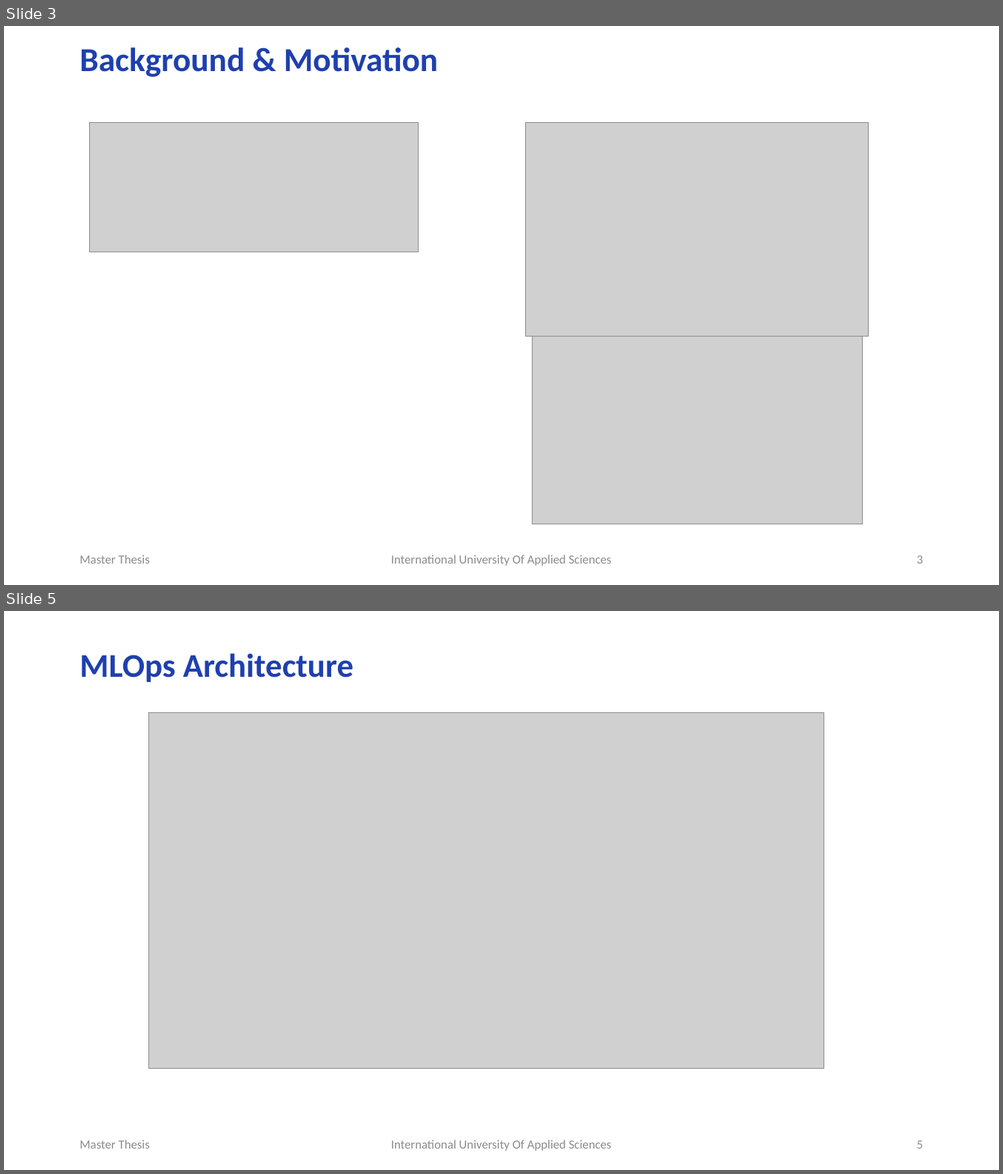
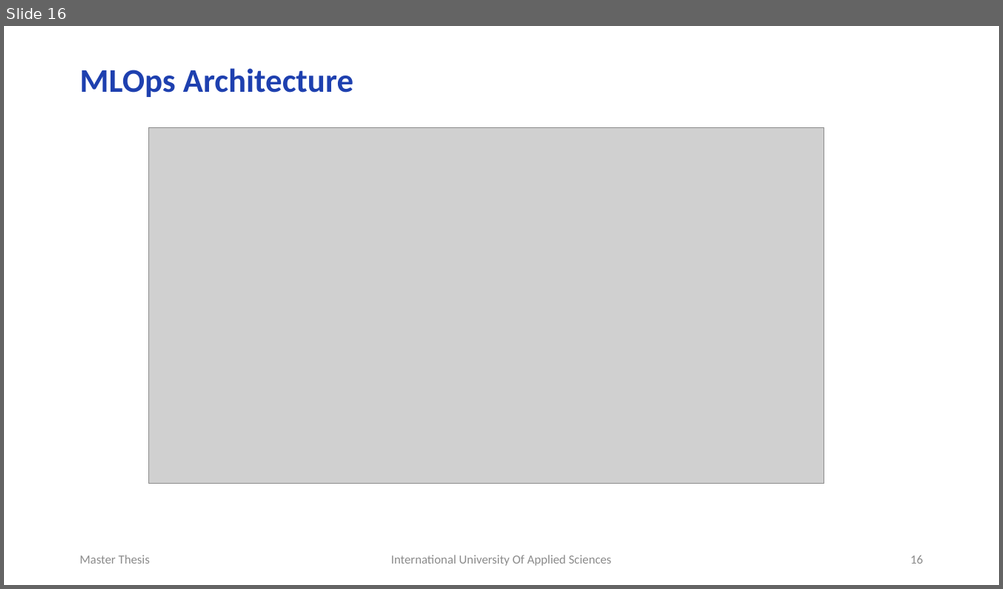
Before and after one commit to RajeshRamadas/yolov8-model-optimization, a slide deck: 01-Project-management/presentation/KnowledgeDistillation.pptx. Shown one above the other, each under a label of ours: slides 3 and 5 before the commit, slide 16 after it; the slides between them are not shown. The pictures are 1003x1174 and 1003x589 pixels, drawn with LibreOffice and Linux fonts; fonts in the diff are those of the drawing; grey boxes stand for pictures. Boxes give left, top, right and bottom in pixels: in the first picture for what was removed or moved away, otherwise in the second. Text is boxed around its words. In the diff, an @@ line names an element or a change of style, - is before the commit and + after.

```diff
--- a/01-Project-management/presentation/KnowledgeDistillation.pptx
+++ b/01-Project-management/presentation/KnowledgeDistillation.pptx
@@ slide 3 removed at bbox=[4, 26, 999, 585], background #FFFFFF @@
@@ title removed at bbox=[79, 47, 438, 77] @@
-Background & Motivation
@@ picture removed at bbox=[89, 123, 418, 253] @@
@@ picture removed at bbox=[526, 123, 868, 336] @@
@@ picture removed at bbox=[532, 336, 862, 526] @@
@@ text removed at bbox=[79, 555, 150, 564] @@
-Master Thesis
@@ text removed at bbox=[391, 555, 612, 566] @@
-International University Of Applied Sciences
@@ page number removed at bbox=[916, 556, 922, 564] @@
-3
@@ what was slide 5 is now slide 16 @@
@@ page number at bbox=[910, 556, 922, 564]: text changed @@
-5
+16
```
Also in this commit, not shown: 5 slides changed, 9 slides added, 1 other slide removed.
